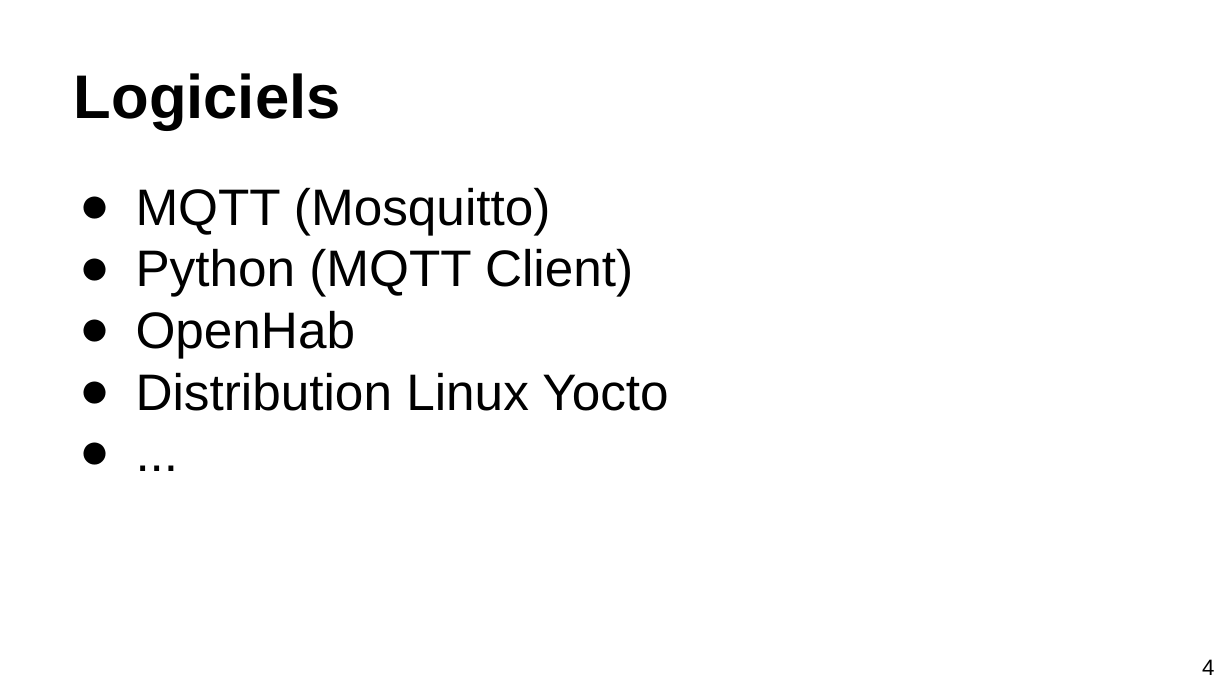
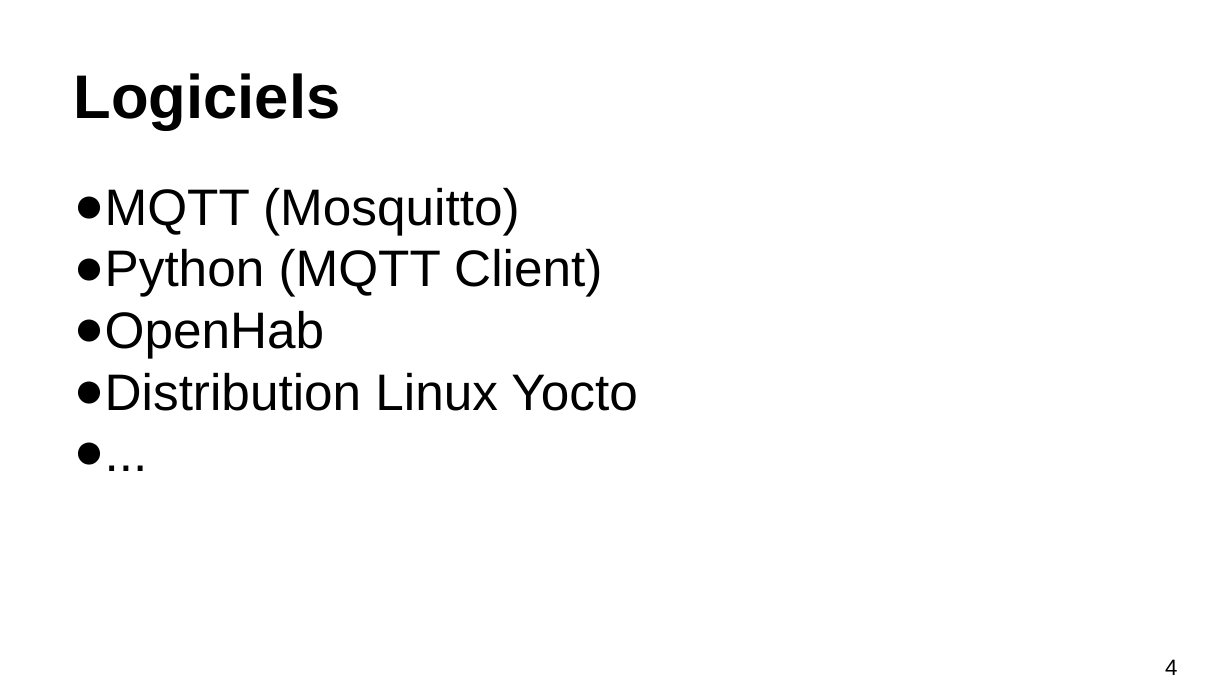
Before and after one commit to GaelPICOT/M2MProject, a slide deck: slide 4 of Présentation.pptx. Drawn at 1232x693 pixels with LibreOffice and Linux fonts; fonts in the diff are those of the drawing. Boxes give left, top, right and bottom in pixels: in the first picture for what was removed or moved away, otherwise in the second. Text is boxed around its words. In the diff, an @@ line names an element or a change of style, - is before the commit and + after.

```diff
--- a/Présentation.pptx
+++ b/Présentation.pptx
@@ text "MQTT (Mosquitto)" at (x1=74, y1=187, x2=637, y2=411): indent changed @@
@@ page number at (x1=1165, y1=659, x2=1177, y2=675): alignment right to left @@
```
Also in this commit, not shown: 7 other slides changed.
